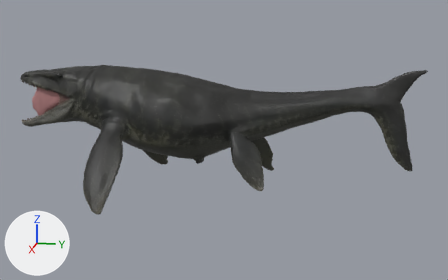
The glTF model public/assets/triassic/creatures/mosasaurus.glb: old version first, new version second.
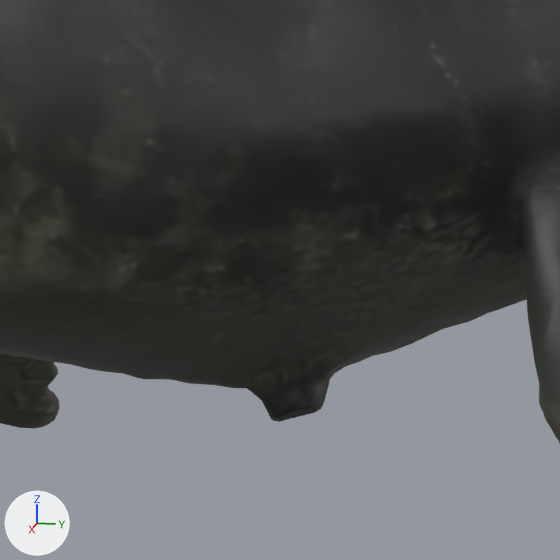
Old and new are each drawn whole from a 50 mm camera at (7.26, 2.15, 1.59) aimed at (0.03, 0.71, -0.22) and again close up on the part from 36% to 52% of the width and 38% to 65% of the height. Lighting does not change. The marker at lower left points along +X, +Y and +Z. The older version's two pictures come first. Vertices at exactly the same position are counted once.

Names of what the first close-up shows: 'Mosasaurus authored body'.
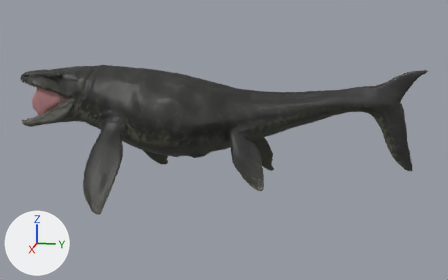
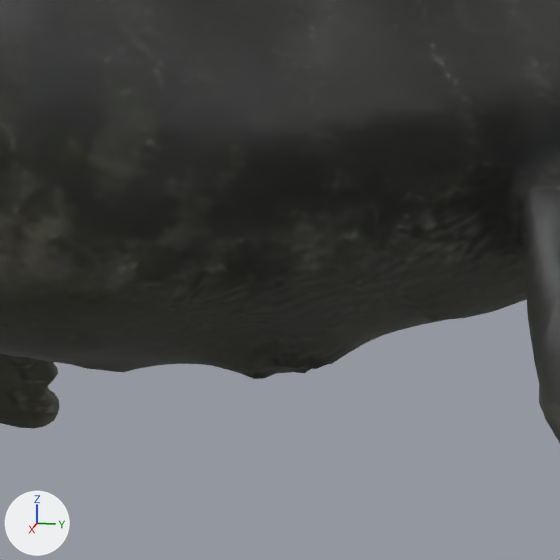
What differs and where, as boxes [x1, y1, x2, y2] in the close-ups (560 x 560 px; the box of a moved part takes in the faces that stretch with it):
```json
{"part": 1, "of": "me_tripo_mesh_27a0a871_835d_43b7_ac9b_8a70683a69e1", "change": "moved or reshaped", "before": [45, 254, 490, 422], "after": [45, 254, 446, 379]}
```

The change, as JSON lines over the scene's bpy script:
```json
{"block": "me_tripo_mesh_27a0a871_835d_43b7_ac9b_8a70683a69e1", "where": "# used by ob_mosasaurus_authored_body; location = (0.0, 0.0, 0.0)"}
{"op": "remove", "block": "me_tripo_mesh_27a0a871_835d_43b7_ac9b_8a70683a69e1", "code": "me_tripo_mesh_27a0a871_835d_43b7_ac9b_8a70683a69e1.from_pydata(...)  # 9065 vertices, 17972 faces; spans x -1.22..1.31, y -1.96..3.03, z -0.94..0.69"}
{"op": "add", "block": "me_tripo_mesh_27a0a871_835d_43b7_ac9b_8a70683a69e1", "code": "me_tripo_mesh_27a0a871_835d_43b7_ac9b_8a70683a69e1.from_pydata(...)  # 9064 vertices, 17970 faces; spans x -1.22..1.31, y -1.96..3.03, z -0.94..0.69"}
{"block": "me_tripo_mesh_27a0a871_835d_43b7_ac9b_8a70683a69e1", "change": "me_tripo_mesh_27a0a871_835d_43b7_ac9b_8a70683a69e1 part 1"}
{"block": "me_tripo_mesh_27a0a871_835d_43b7_ac9b_8a70683a69e1", "change": "1 vertex is removed from x -0.18, y 0.24, z -0.43"}
{"block": "me_tripo_mesh_27a0a871_835d_43b7_ac9b_8a70683a69e1", "change": "2 faces are deleted"}
{"block": "me_tripo_mesh_27a0a871_835d_43b7_ac9b_8a70683a69e1", "change": "9 vertices in x -0.04..0.27, y 0.33..0.56, z -0.46..-0.35 move by (0.0, 0.0, 0.03)"}
{"block": "me_tripo_mesh_27a0a871_835d_43b7_ac9b_8a70683a69e1", "change": "8 vertices in x -0.02..0.17, y 0.17..0.58, z -0.46..-0.35 move by (-0.01, 0.0, 0.03)"}
{"block": "me_tripo_mesh_27a0a871_835d_43b7_ac9b_8a70683a69e1", "change": "7 vertices in x 0.07..0.22, y 0.18..0.36, z -0.45..-0.41 move by (-0.03, 0.0, 0.02)"}
{"block": "me_tripo_mesh_27a0a871_835d_43b7_ac9b_8a70683a69e1", "change": "7 vertices in x 0.07..0.33, y 0.33..0.55, z -0.44..-0.31 move by (-0.01, -0.01, 0.02)"}
{"block": "me_tripo_mesh_27a0a871_835d_43b7_ac9b_8a70683a69e1", "change": "6 vertices in x 0.16..0.33, y 0.18..0.54, z -0.42..-0.33 move by (-0.02, -0.01, 0.02)"}
{"block": "me_tripo_mesh_27a0a871_835d_43b7_ac9b_8a70683a69e1", "change": "6 vertices in x -0.07..0.14, y 0.29..0.68, z -0.46..-0.34 move by (0.01, 0.0, 0.02)"}
{"block": "me_tripo_mesh_27a0a871_835d_43b7_ac9b_8a70683a69e1", "change": "209 vertices move from x -0.18..0.42, y 0.08..0.7, z -0.49..-0.2 to x -0.16..0.4, y 0.07..0.68, z -0.45..-0.2"}
```
